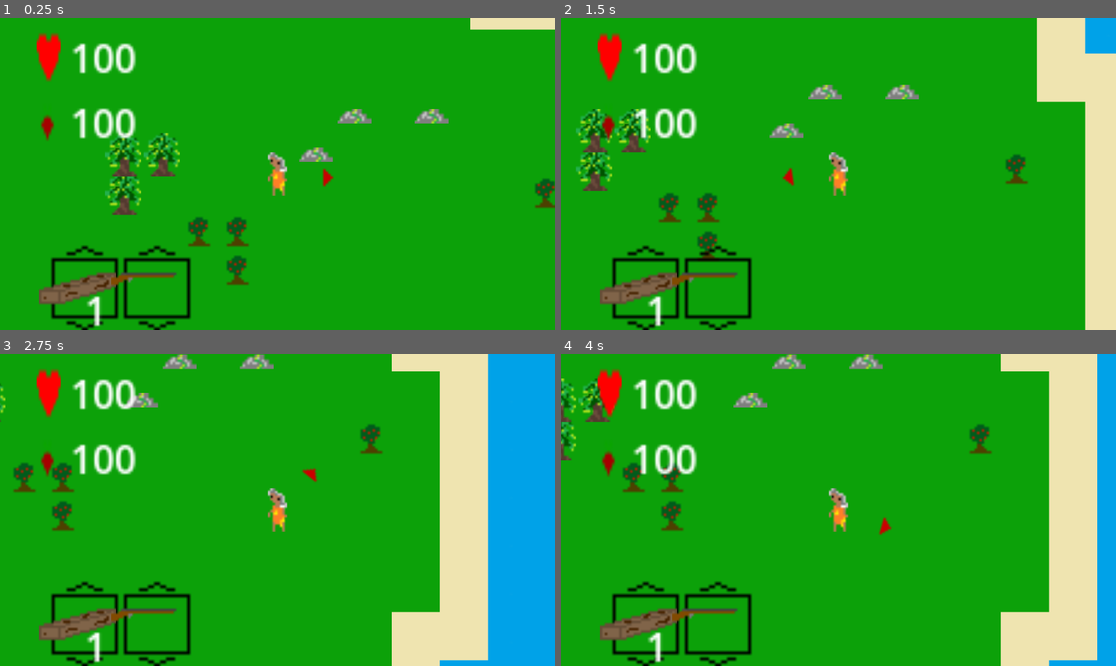
Above: before the commit, frames 1-4 (two rows, left to right).
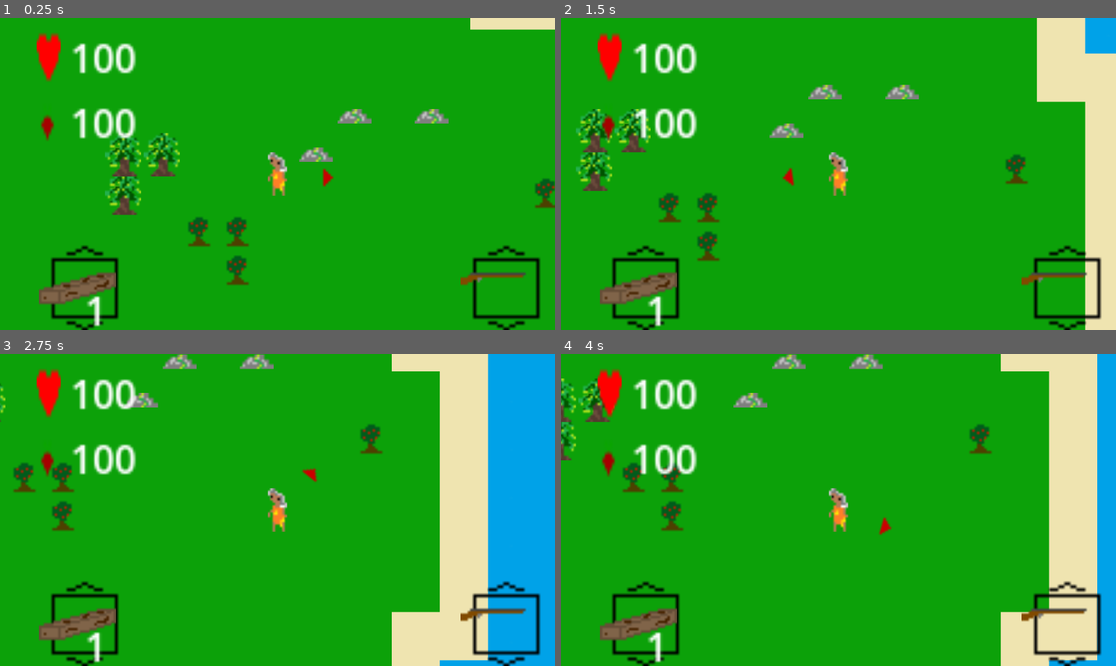
Above: after the commit, the same moments.

Repository: liam-1392/Godot-Forest-Game
Game: Godot game, scene res://Stage.tscn
The game is run twice, just before and just after one commit, with the same random seed, the same clock (stepped at 60 frames per second) and the same inputs.
Inputs (mouse positions are in pixels of both pictures, inside the frame that each line leads up to):
- Up to frame 1 (0.25 s): no input
- Up to frame 2 (1.5 s): tap Enter at 0.5 s; move the mouse to (960, 158) at 0.52 s; press the mouse at (960, 158) at 0.53 s; hold D (right) 0.53-1.28 s; move the mouse to (727, 189) at 1.27 s; release the mouse at (727, 189) at 1.28 s; hold S (down) from 1.28 s (still down); tap Shift (sprint) at 1.35 s
- Up to frame 3 (2.75 s): move the mouse to (333, 441) at 2.02 s; release S (down) at 2.03 s; press the mouse at (333, 441) at 2.03 s; hold D (right) from 2.03 s (still down)
- Up to frame 4 (4 s): move the mouse to (810, 572) at 2.77 s; release D (right) at 2.78 s; release the mouse at (810, 572) at 2.78 s; hold Right (inv up) 2.78-3.53 s; tap Shift (sprint) at 2.85 s; tap Space at 3.5 s; move the mouse to (1005, 556) at 3.52 s; press the mouse at (1005, 556) at 3.53 s; hold A (left) from 3.53 s (still down)

The runs differ from the first frame. In frame 1, 2.3% of the frame differs, in the area x 20-98%, y 72-100%; in frame 2, 2.3%; in frame 3, 2.4%; in frame 4, 2.4%.
Error after the commit: Parse Error: Identifier "tree" not declared in the current scope. (res://Landscape)

Commit message:
updated engine version

Diff:
--- a/Landscape Objects/LevelBuilder.gd
+++ b/Landscape Objects/LevelBuilder.gd
@@ -2,7 +2,7 @@
 
 @onready var objects = $Objects
 
-@onready var tree = load("res://Landscape Objects/Tree.tscn")
+@onready var troee = load("res://Landscape Objects/Tree.tscn")
 @onready var mine = load("res://Landscape Objects/Mine.tscn")
 @onready var bush = load("res://Landscape Objects/Berry Bush.tscn")
 
--- a/Player/Player.tscn
+++ b/Player/Player.tscn
@@ -144,7 +144,7 @@
 text = "1"
 
 [node name="Tool" type="Node2D" parent="."]
-position = Vector2(-70, 25)
+position = Vector2(75, 25)
 script = ExtResource("10_3xkn2")
 
 [node name="TextureRect" type="TextureRect" parent="Tool"]
--- a/project.godot
+++ b/project.godot
@@ -12,34 +12,34 @@
 
 config/name="ForestGame"
 run/main_scene="res://Stage.tscn"
-config/features=PackedStringArray("4.2")
+config/features=PackedStringArray("4.3")
 config/icon="res://icon.png"
 
 [input]
 
 up={
 "deadzone": 0.5,
-"events": [Object(InputEventKey,"resource_local_to_scene":fa …(172 unchanged characters)… eycode":87,"key_label":0,"unicode":119,"echo":false,"script":null)
+"events": [Object(InputEventKey,"resource_local_to_scene":fa …(172 unchanged characters)… eycode":87,"key_label":0,"unicode":119,"location":0,"echo":false,"script":null)
 ]
 }
 down={
 "deadzone": 0.5,
-"events": [Object(InputEventKey,"resource_local_to_scene":fa …(172 unchanged characters)… eycode":83,"key_label":0,"unicode":115,"echo":false,"script":null)
+"events": [Object(InputEventKey,"resource_local_to_scene":fa …(172 unchanged characters)… eycode":83,"key_label":0,"unicode":115,"location":0,"echo":false,"script":null)
 ]
 }
 left={
 "deadzone": 0.5,
-"events": [Object(InputEventKey,"resource_local_to_scene":fa …(171 unchanged characters)… keycode":65,"key_label":0,"unicode":97,"echo":false,"script":null)
+"events": [Object(InputEventKey,"resource_local_to_scene":fa …(171 unchanged characters)… keycode":65,"key_label":0,"unicode":97,"location":0,"echo":false,"script":null)
 ]
 }
 right={
 "deadzone": 0.5,
-"events": [Object(InputEventKey,"resource_local_to_scene":fa …(172 unchanged characters)… eycode":68,"key_label":0,"unicode":100,"echo":false,"script":null)
+"events": [Object(InputEventKey,"resource_local_to_scene":fa …(172 unchanged characters)… eycode":68,"key_label":0,"unicode":100,"location":0,"echo":false,"script":null)
 ]
 }
 sprint={
 "deadzone": 0.5,
-"events": [Object(InputEventKey,"resource_local_to_scene":fa …(174 unchanged characters)… ode":4194325,"key_label":0,"unicode":0,"echo":false,"script":null)
+"events": [Object(InputEventKey,"resource_local_to_scene":fa …(174 unchanged characters)… ode":4194325,"key_label":0,"unicode":0,"location":0,"echo":false,"script":null)
 ]
 }
 Click={
@@ -49,22 +49,22 @@
 }
 "tool up"={
 "deadzone": 0.5,
-"events": [Object(InputEventKey,"resource_local_to_scene":fa …(175 unchanged characters)… ode":4194320,"key_label":0,"unicode":0,"echo":false,"script":null)
+"events": [Object(InputEventKey,"resource_local_to_scene":fa …(175 unchanged characters)… ode":4194320,"key_label":0,"unicode":0,"location":0,"echo":false,"script":null)
 ]
 }
 "tool down"={
 "deadzone": 0.5,
-"events": [Object(InputEventKey,"resource_local_to_scene":fa …(175 unchanged characters)… ode":4194322,"key_label":0,"unicode":0,"echo":false,"script":null)
+"events": [Object(InputEventKey,"resource_local_to_scene":fa …(175 unchanged characters)… ode":4194322,"key_label":0,"unicode":0,"location":0,"echo":false,"script":null)
 ]
 }
 "inv up"={
 "deadzone": 0.5,
-"events": [Object(InputEventKey,"resource_local_to_scene":fa …(175 unchanged characters)… ode":4194321,"key_label":0,"unicode":0,"echo":false,"script":null)
+"events": [Object(InputEventKey,"resource_local_to_scene":fa …(175 unchanged characters)… ode":4194321,"key_label":0,"unicode":0,"location":0,"echo":false,"script":null)
 ]
 }
 "inv down"={
 "deadzone": 0.5,
-"events": [Object(InputEventKey,"resource_local_to_scene":fa …(175 unchanged characters)… ode":4194319,"key_label":0,"unicode":0,"echo":false,"script":null)
+"events": [Object(InputEventKey,"resource_local_to_scene":fa …(175 unchanged characters)… ode":4194319,"key_label":0,"unicode":0,"location":0,"echo":false,"script":null)
 ]
 }
 
